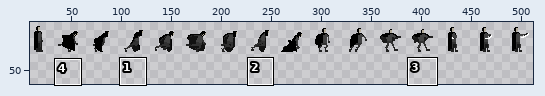
Sprite sheet: assets/images/Player/player.png. The picture above shows the old version from afar; the outline marks the close-up.
Close-up. Before the commit:
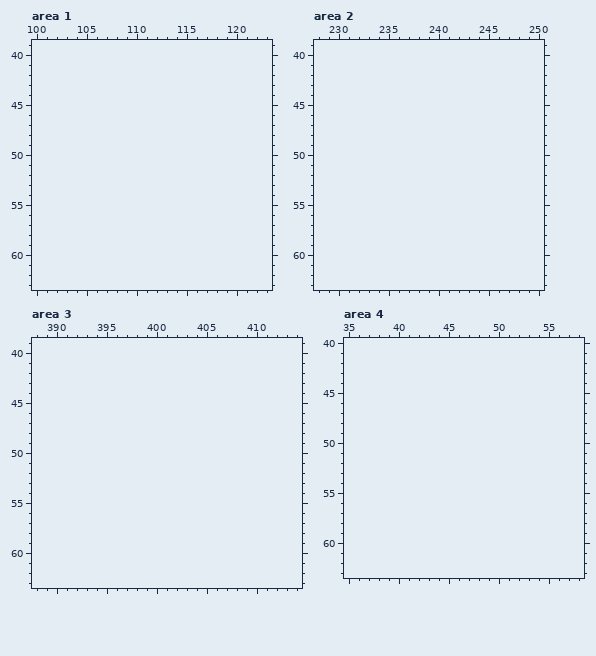
The file is 512x32 pixels. Colours within 5 levels of each other are drawn and written as one. Shown: area 1: x 100..123, y 39..63; area 2: x 228..250, y 39..63; area 3: x 388..414, y 39..63; area 4: x 35..58, y 40..63. The old version is drawn lined up with the new one, on the new canvas. The wide view leaves out empty margins. The commit also changed other parts of the picture, which this record leaves out.
Once edited:
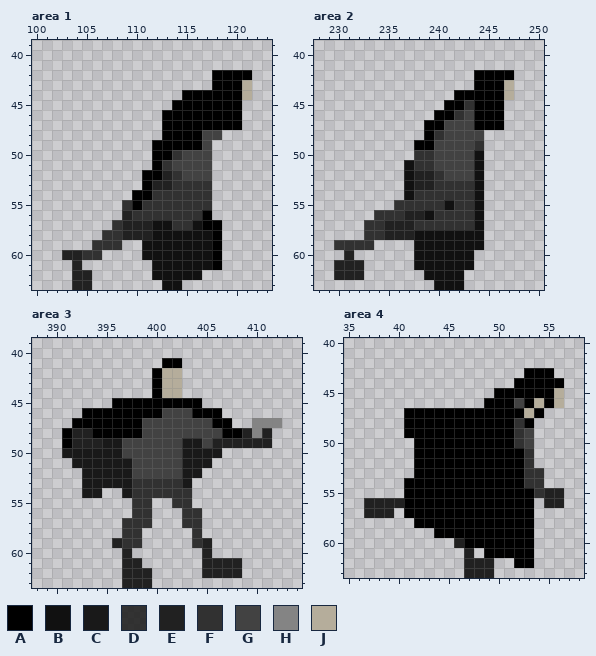
Palette (. is transparent): A #000000  B #111111  C #191919  D #212121e5  E #212121  F #313131  G #424242  H #848484  J #b5ad9b
Difference:
canvas 512x32 -> 512x64
Area 1:
y 42: x 118..121 .... -> AAAA
y 43: x 118..121 .... -> AAAJ
y 44: x 115..121 ....... -> AAAAAAJ
y 45: x 114..120 ....... -> AAAAAAA
y 46..47: x 113..120 ........ -> AAAAAAAA
y 48: x 113..118 ...... -> AAAAGG
y 49: x 112..117 ...... -> AAAAAG
y 50: x 112..117 ...... -> AAFGGG
y 51: x 112..117 ...... -> AFGGGG
y 52: x 111..117 ....... -> AAEFGGG
y 53: x 111..117 ....... -> AEEFFFF
y 54: x 110..117 ........ -> AAFFFFFF
y 55: x 109..117 ......... -> DAFFFFFFF
y 56: x 109..117 ......... -> EFFFFFFFA
y 57: x 108..118 ........... -> FEEEBBFFBAA
y 58: x 107..118 ............ -> FFEEEBBBBBBA
y 59: x 106..108 ... -> FFF; x 111..118 ........ -> BBBBBBBA
y 60: x 103..106 .... -> EEFF; x 111..118 ........ -> BBBBBBBA
y 61: x 104 . -> E; x 112..118 ....... -> BBBBBBA
y 62: x 104..105 .. -> EE; x 112..116 ..... -> BBBBB
y 63: x 104..105 .. -> EE; x 113..114 .. -> BB
Area 2:
y 42: x 244..247 .... -> AAAA
y 43: x 244..247 .... -> AAAJ
y 44: x 242..247 ...... -> AAAAAJ
y 45: x 241..246 ...... -> AAFAAA
y 46: x 240..246 ....... -> AAFGAAA
y 47: x 239..246 ........ -> AAGGGAAA
y 48: x 239..244 ...... -> AFGGGG
y 49: x 238..244 ....... -> AAGGGGF
y 50: x 238..244 ....... -> FFGGGGB
y 51: x 237..244 ........ -> BFFGGGGB
y 52: x 237..244 ........ -> BEEFGGGB
y 53: x 237..244 ........ -> BEEFFFFB
y 54: x 237..244 ........ -> BFFFFFFB
y 55: x 236..244 ......... -> FFFFFBFFB
y 56: x 234..244 ........... -> FFFEEBFFFFB
y 57: x 233..244 ............ -> FFEEEFFFFFFB
y 58: x 233..244 ............ -> FFEEEBBBBBBB
y 59: x 230..233 .... -> DFFF; x 238..244 ....... -> BBBBBBB
y 60: x 231 . -> E; x 238..243 ...... -> BBBBBB
y 61: x 230..232 ... -> EEE; x 238..243 ...... -> BBBBBB
y 62: x 230..232 ... -> EEE; x 239..242 .... -> BBBB
y 63: x 240..242 ... -> BBB
Area 3:
y 41: x 401..402 .. -> AA
y 42..44: x 400..402 ... -> AJJ
y 45: x 396..404 ......... -> AAAAAAAAA
y 46: x 393..406 .............. -> AAAAAAAAGGGAAA
y 47: x 392..407 ................ -> AAAAAAAGGGGGGGAA; x 410..412 ... -> HHH
y 48: x 391..411 ..................... -> AEEAAAAAGGGGGGGGAAEHE
y 49: x 391..411 ..................... -> AEEECCGGGGGGCCGEEEEEE
y 50: x 391..406 ................ -> CCCCCCGGGGGGCCCC
y 51: x 392..405 .............. -> CCCCCCGGGGGCCC
y 52: x 393..404 ............ -> CCCCCGGGGGCC
y 53: x 393..403 ........... -> CCCCCFFFFFC
y 54: x 393..394 .. -> CC; x 397..403 ....... -> CFFFFFF
y 55: x 398..399 .. -> FF; x 402..403 .. -> FF
y 56: x 398..399 .. -> FF; x 403..404 .. -> FF
y 57: x 397..399 ... -> FFF; x 403..404 .. -> FF
y 58: x 397..398 .. -> FF; x 404 . -> F
y 59: x 396..398 ... -> EFF; x 404..405 .. -> FE
y 60: x 397 . -> E; x 405 . -> E
y 61: x 397..398 .. -> EE; x 405..408 .... -> EEEE
y 62: x 397..399 ... -> EEE; x 405..408 .... -> EEEE
y 63: x 397..399 ... -> EEE
Area 4:
y 43: x 53..55 ... -> AAA
y 44: x 52..56 ..... -> AAAAA
y 45: x 50..56 ....... -> AAAAAAJ
y 46: x 49..56 ........ -> AAAGAJAJ
y 47: x 41..54 .............. -> AAAAAAAAAAAAJA
y 48: x 41..53 ............. -> AAAAAAAAAAAFA
y 49: x 41..53 ............. -> AAAAAAAAAAAFG
y 50: x 42..53 ............ -> AAAAAAAAAAFG
y 51..52: x 42..53 ............ -> AAAAAAAAAAAF
y 53: x 42..54 ............. -> AAAAAAAAAAAFF
y 54: x 41..54 .............. -> AAAAAAAAAAAAFF
y 55: x 41..56 ................ -> AAAAAAAAAAAAAFEE
y 56: x 37..53 ................. -> EEEEAAAAAAAAAAAAA; x 55..56 .. -> EE
y 57: x 37..39 ... -> EEE; x 41..53 ............. -> AAAAAAAAAAAAA
y 58: x 42..53 ............ -> AAAAAAAAAAAA
y 59: x 44..53 .......... -> AAAAAAAAAA
y 60: x 46..53 ........ -> EAAAAAAA
y 61: x 47 . -> E; x 49..53 ..... -> AAAAA
y 62: x 47..49 ... -> EEE; x 52..53 .. -> AA
y 63: x 47..49 ... -> EEE
Changed places in both close-ups, as pixel boxes (x1, y1, x2, y2):
added: (62, 70, 252, 290)
added: (334, 70, 514, 290)
added: (62, 358, 282, 588)
added: (364, 368, 564, 578)
